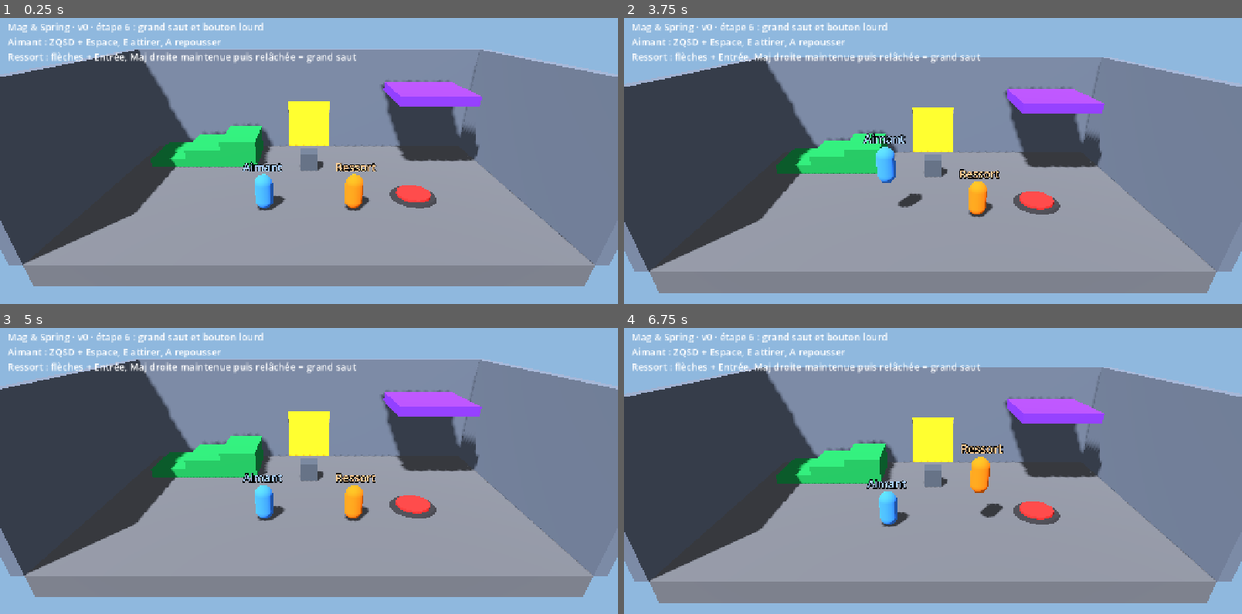
Above: before the commit, frames 1-4 (two rows, left to right).
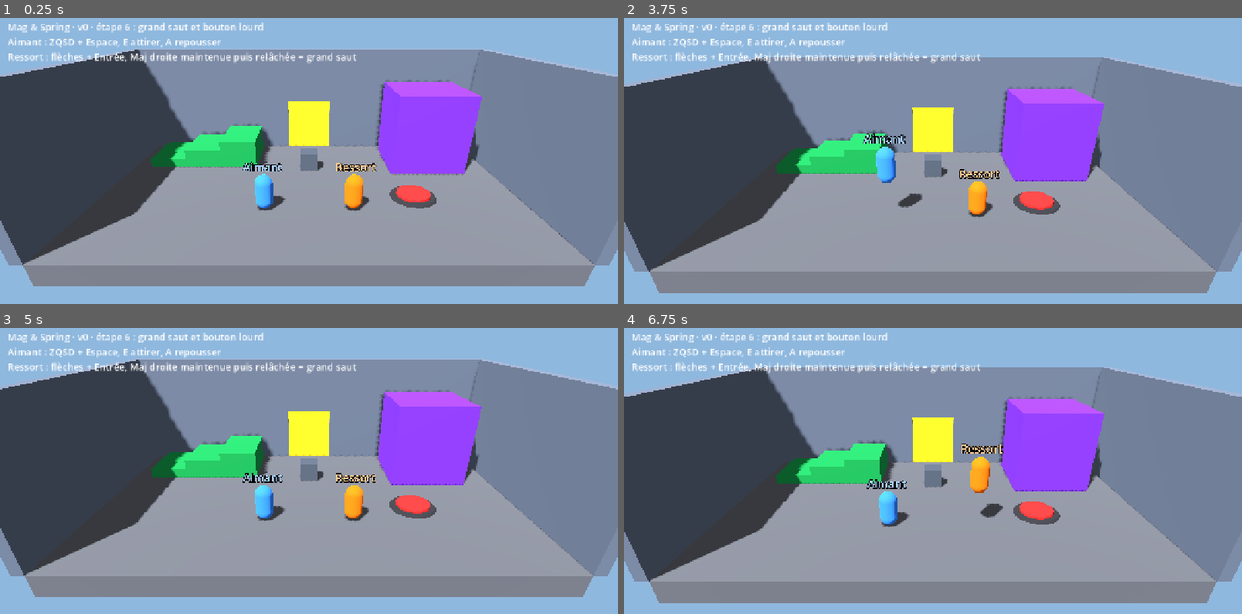
Above: after the commit, the same moments.

Repository: Aphyo/MagSpring
Game: Godot game, scene res://scenes/main.tscn
The game is run twice, just before and just after one commit, with the same random seed, the same clock (stepped at 60 frames per second) and the same inputs.
Inputs:
- Up to frame 1 (0.25 s): no input
- Up to frame 2 (3.75 s): tap Enter at 0.5 s; tap Space at 3.5 s
- Up to frame 3 (5 s): no input
- Up to frame 4 (6.75 s): tap Enter at 6.5 s

The runs differ from the first frame. In frame 1, 3.7% of the frame differs, in the area x 60-78%, y 24-55%; in frame 2, 3.6%; in frame 3, 3.7%; in frame 4, 3.6%.

Commit message:
Remplacer la plateforme volante par un bloc plein
Le violet devient un bloc de 4,25 m posé au sol : plus de plateforme
qui flotte, où l'on se cogne la tête à cause de la perspective. Règle
notée dans le README.

Co-Authored-By: Claude Opus 5.5 <noreply@anthropic.com>
Claude-Session: https://claude.ai/code/session_01HXSnhPy7Hz3624mnDq2J47

Diff:
--- a/scenes/levels/test_room.tscn
+++ b/scenes/levels/test_room.tscn
@@ -87,6 +87,6 @@
 material = ExtResource("3_asmw1")
 
 [node name="PlateformeHaute" type="CSGBox3D" parent="Decor"]
-transform = Transform3D(1, 0, 0, 0, 1, 0, 0, 0, 1, 6.5, 4, -3.5)
-size = Vector3(4, 0.5, 4)
+transform = Transform3D(1, 0, 0, 0, 1, 0, 0, 0, 1, 6.5, 2.125, -3.5)
+size = Vector3(4, 4.25, 4)
 material = ExtResource("4_sa601")
